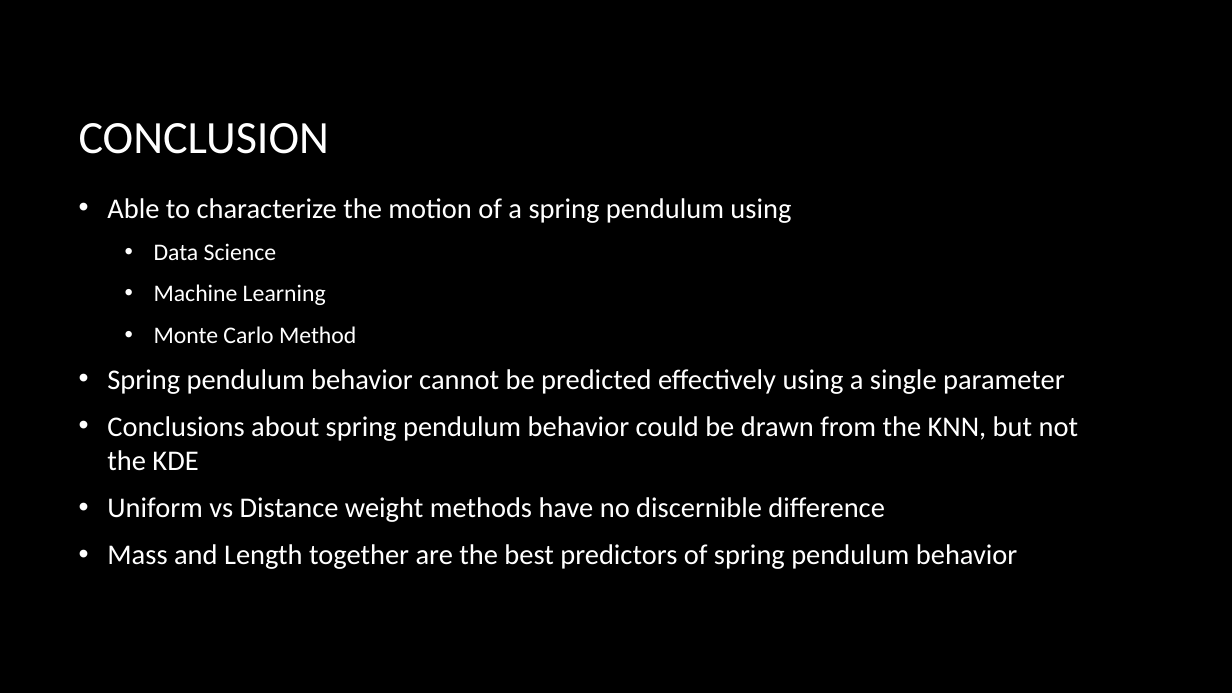
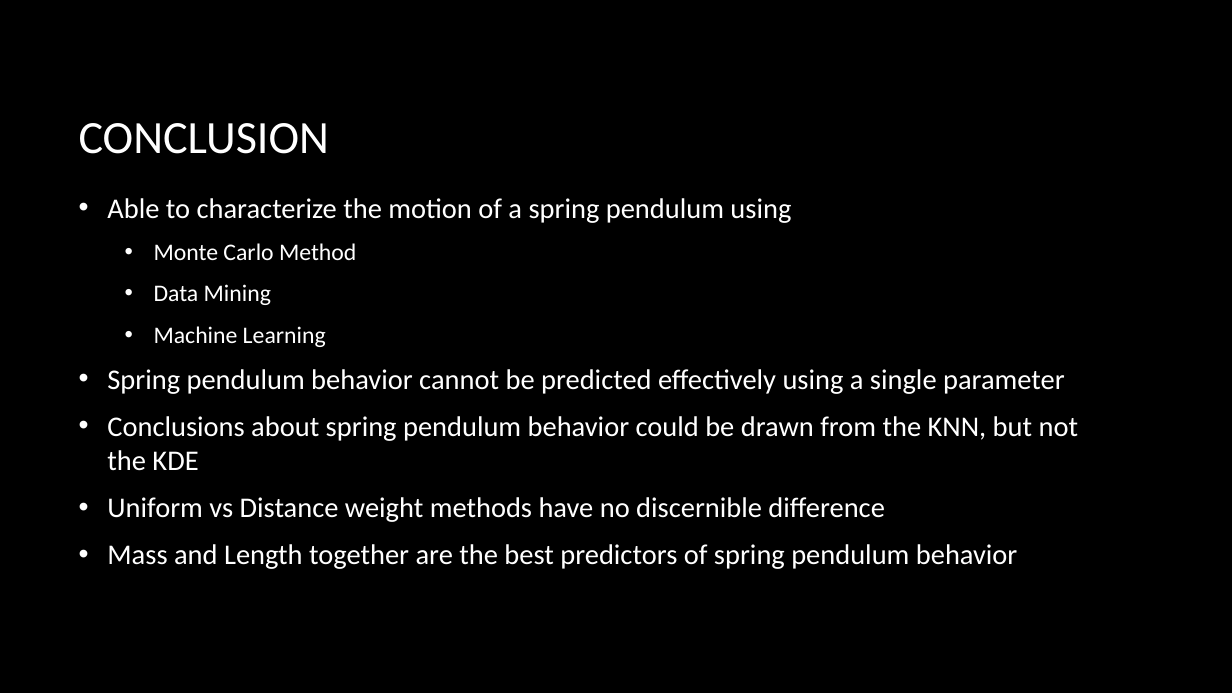
Before and after one commit to Smiley248/nasaspring, a slide deck: slide 18 of Presentations/NASA/NASA presentation.pptx (slide 16 before the commit). Drawn at 1232x693 pixels with LibreOffice and Linux fonts; fonts in the diff are those of the drawing; background and template pictures are left out. Boxes give left, top, right and bottom in pixels: in the first picture for what was removed or moved away, otherwise in the second. Text is boxed around its words. In the diff, an @@ line names an element or a change of style, - is before the commit and + after.

```diff
--- a/Presentations/NASA/NASA presentation.pptx
+++ b/Presentations/NASA/NASA presentation.pptx
@@ text at bbox=[154, 243, 356, 305]: text changed @@
-  • Data Science
+  • Monte Carlo Method
+  • Data Mining
@@ text at bbox=[154, 326, 356, 343]: paragraph removed @@
-  • Monte Carlo Method
```
Also in this commit, not shown: 4 other slides changed, 2 slides added.
